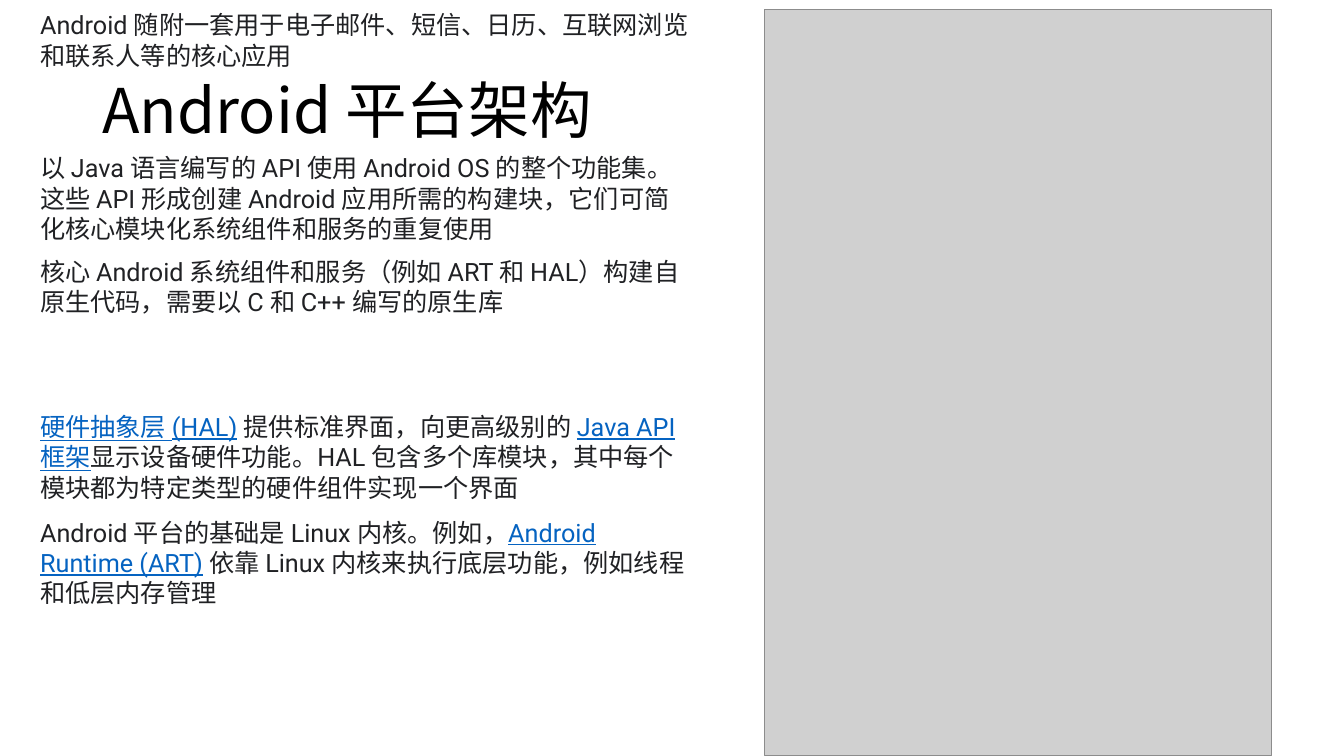
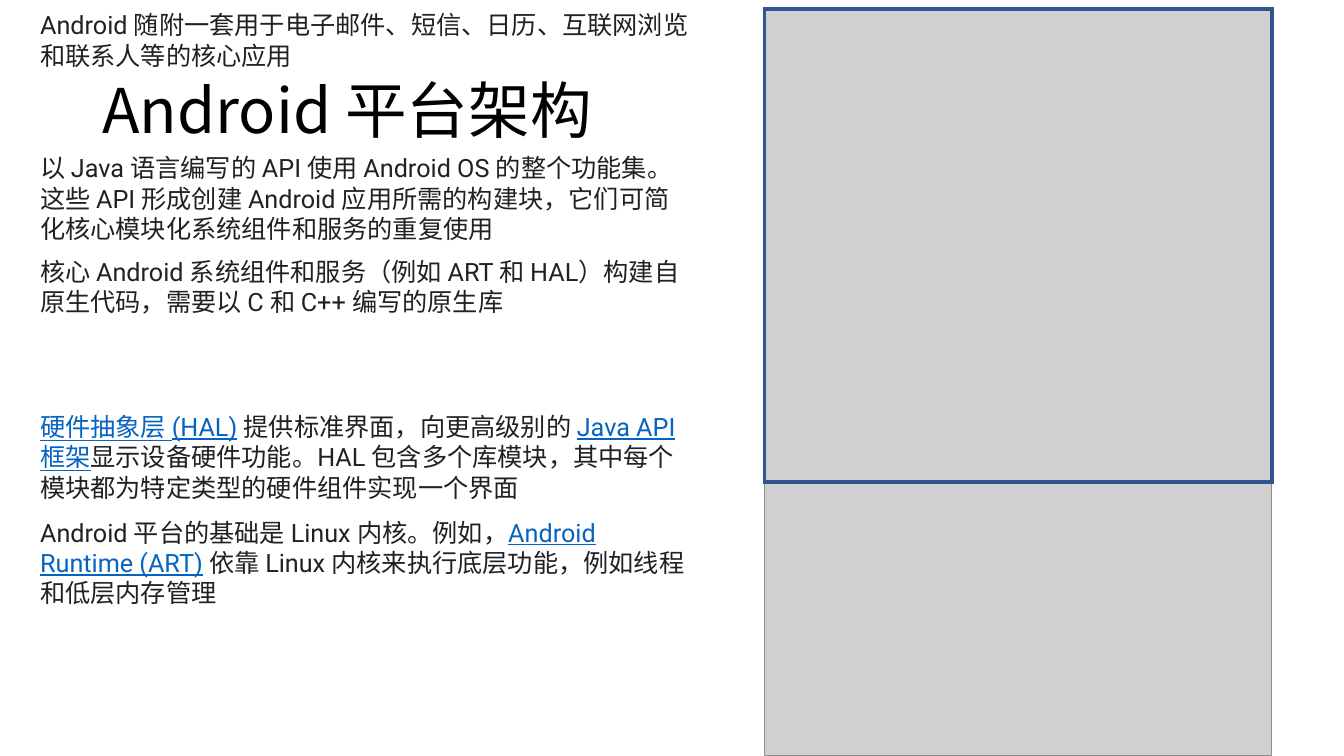
Before and after one commit to gtechoogle/AndroidDoc, a slide deck: slide 5 of 教学/Day1_Android_Overall.pptx. Drawn at 1344x756 pixels with LibreOffice and Linux fonts; fonts in the diff are those of the drawing; grey boxes stand for pictures. Boxes give left, top, right and bottom in pixels: in the first picture for what was removed or moved away, otherwise in the second. Text is boxed around its words. In the diff, an @@ line names an element or a change of style, - is before the commit and + after.

```diff
--- a/教学/Day1_Android_Overall.pptx
+++ b/教学/Day1_Android_Overall.pptx
@@ rectangle added at (764, 9, 1271, 483), outline #325491 2.75 pt @@
```
Also in this commit, not shown: 1 other slide changed.
